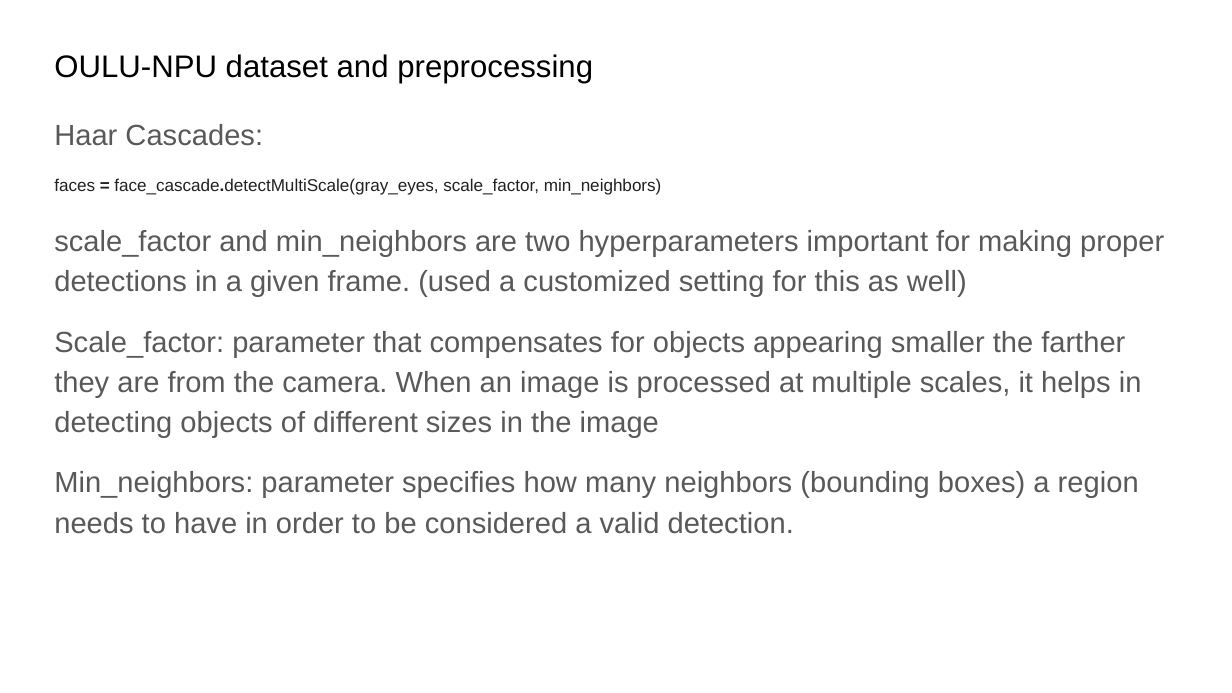
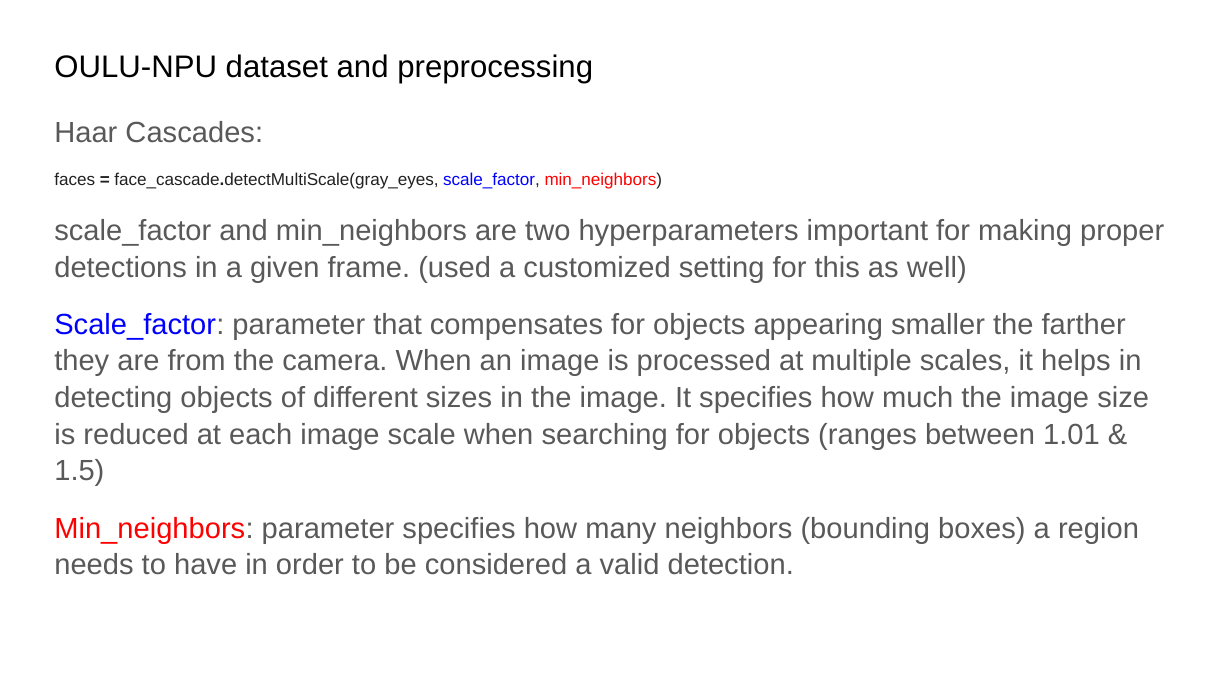
Before and after one commit to D10752002/BTP-Face-Anti-Spoofing, a slide deck: slide 29 of PPTs/Face Anti-Spoofing presentation - BTP work status pre-mid sem.pptx (slide 28 before the commit). Drawn at 1232x693 pixels with LibreOffice and Linux fonts; fonts in the diff are those of the drawing. Boxes give left, top, right and bottom in pixels: in the first picture for what was removed or moved away, otherwise in the second. Text is boxed around its words. In the diff, an @@ line names an element or a change of style, - is before the commit and + after.

```diff
--- a/PPTs/Face Anti-Spoofing presentation - BTP work status pre-mid sem.pptx
+++ b/PPTs/Face Anti-Spoofing presentation - BTP work status pre-mid sem.pptx
@@ text at box(54, 121, 1164, 575): text colour #212121 to #0000FF in "scale_factor,"; text colour #212121 to #FF0000 in "min_neighbors)"; text colour #595959 to #FF0000 in "Min_neighbors:"; line spacing 1.15 to 1.05; line spacing 1.11 to 1.01 @@
@@ text at box(54, 313, 1149, 486): text changed @@
-Scale_factor: parameter that compensates for objects appearing smaller the farther they are from the camera. When an image is processed at multiple scales, it helps in detecting objects of different sizes in the image
+Scale_factor: parameter that compensates for objects appearing smaller the farther they are from the camera. When an image is processed at multiple scales, it helps in detecting objects of different sizes in the image. It specifies how much the image size is reduced at each image scale when searching for objects (ranges between 1.01 & 1.5)
```
Also in this commit, not shown: 7 other slides changed, 4 slides added.
